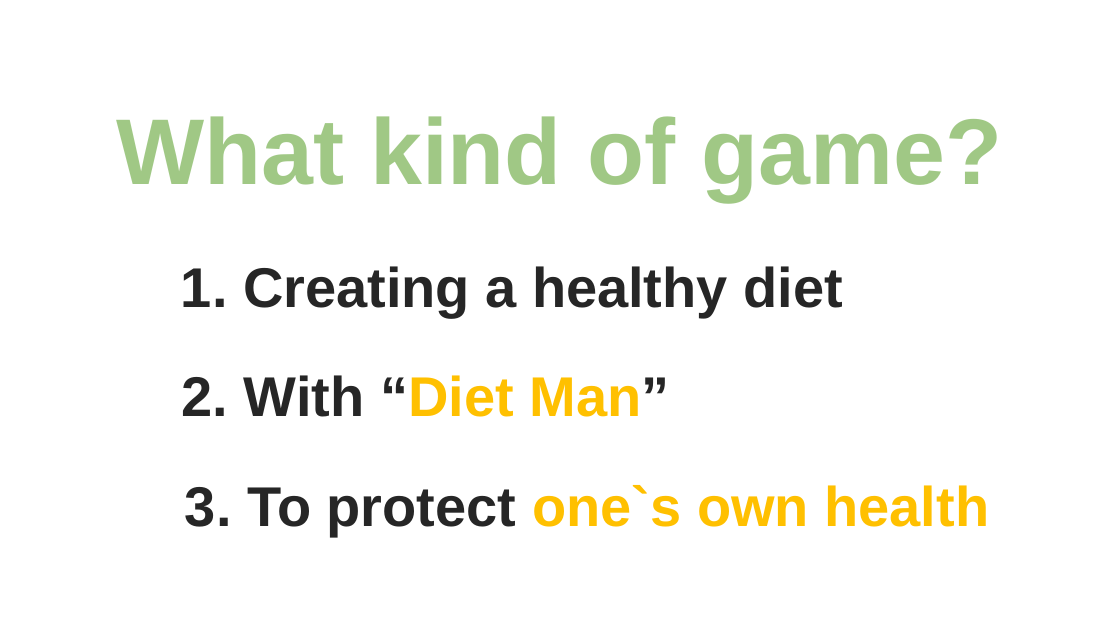
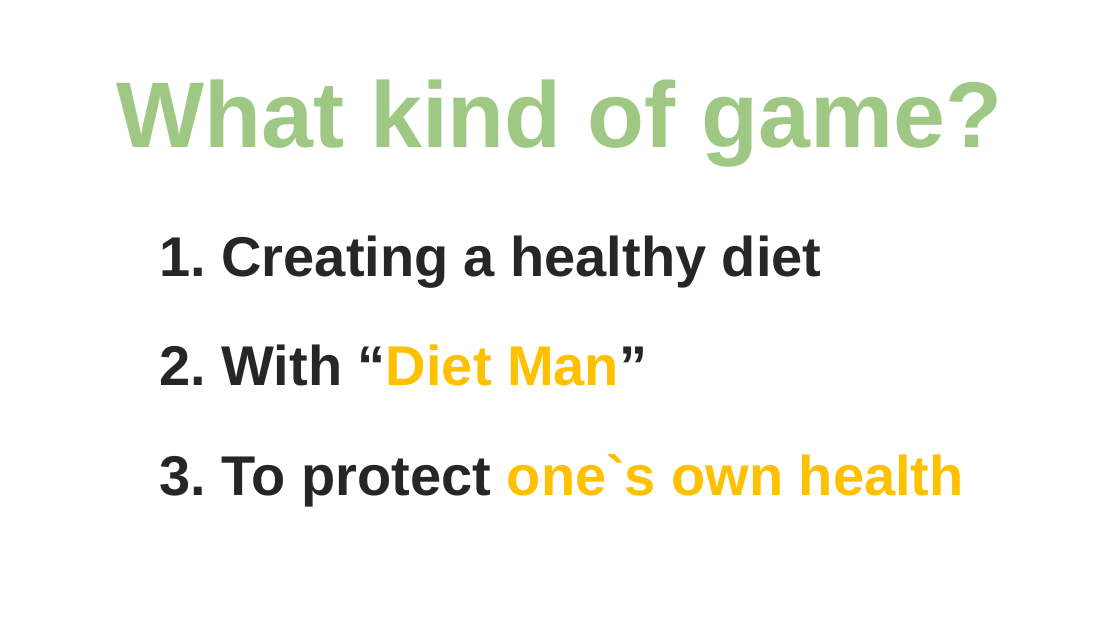
Before and after one commit to klustar/sanhak, a slide deck: slide 5 of 산학프로젝트_국방색순대국밥.pptx. Drawn at 1120x630 pixels with LibreOffice and Linux fonts; fonts in the diff are those of the drawing; background and template pictures are left out. Boxes give left, top, right and bottom in pixels: in the first picture for what was removed or moved away, otherwise in the second. Text is boxed around its words. In the diff, an @@ line names an element or a change of style, - is before the commit and + after.

```diff
--- a/산학프로젝트_국방색순대국밥.pptx
+++ b/산학프로젝트_국방색순대국밥.pptx
@@ text "What kind of game?": place and size @@
-text "What kind of game?" at [116, 116, 1002, 201]
+text "What kind of game?" at [116, 79, 1002, 164]
@@ text "1. Creating a healthy diet": place and size @@
-text "1. Creating a healthy diet" at [181, 266, 842, 317]
+text "1. Creating a healthy diet" at [159, 235, 821, 286]
@@ alignment centre to left in 3 elements at [159, 235, 821, 286], [159, 454, 964, 505], [159, 344, 647, 386] @@
@@ text "2. With “Diet Man”": place and size @@
-text "2. With “Diet Man”" at [182, 375, 670, 417]
+text "2. With “Diet Man”" at [159, 344, 647, 386]
@@ text "3. To protect one`s own ...": place and size @@
-text "3. To protect one`s own ..." at [185, 485, 989, 536]
+text "3. To protect one`s own ..." at [159, 454, 964, 505]
```
Also in this commit, not shown: 8 other slides changed, 5 slides added, 2 slides removed, 4 other files.
